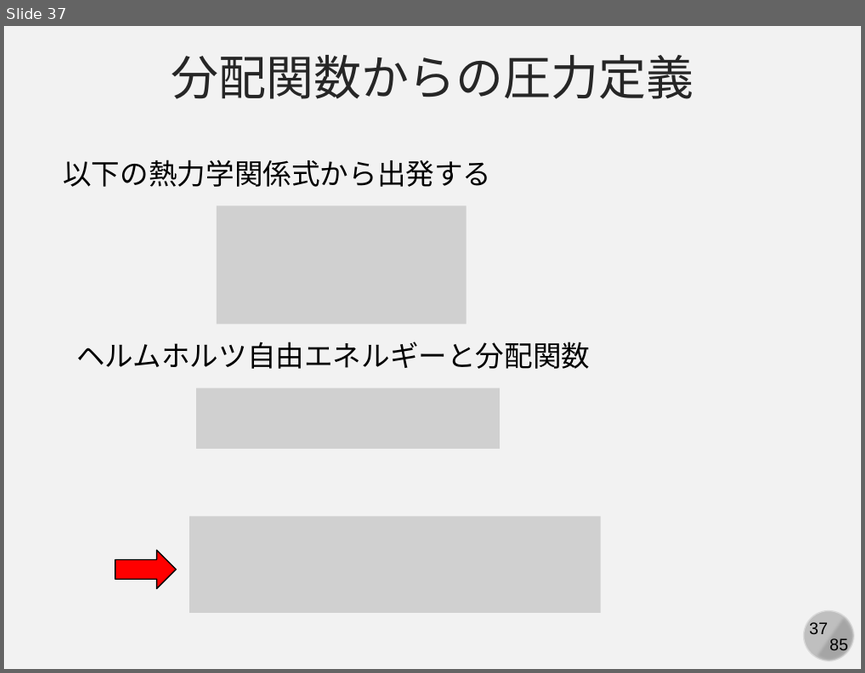
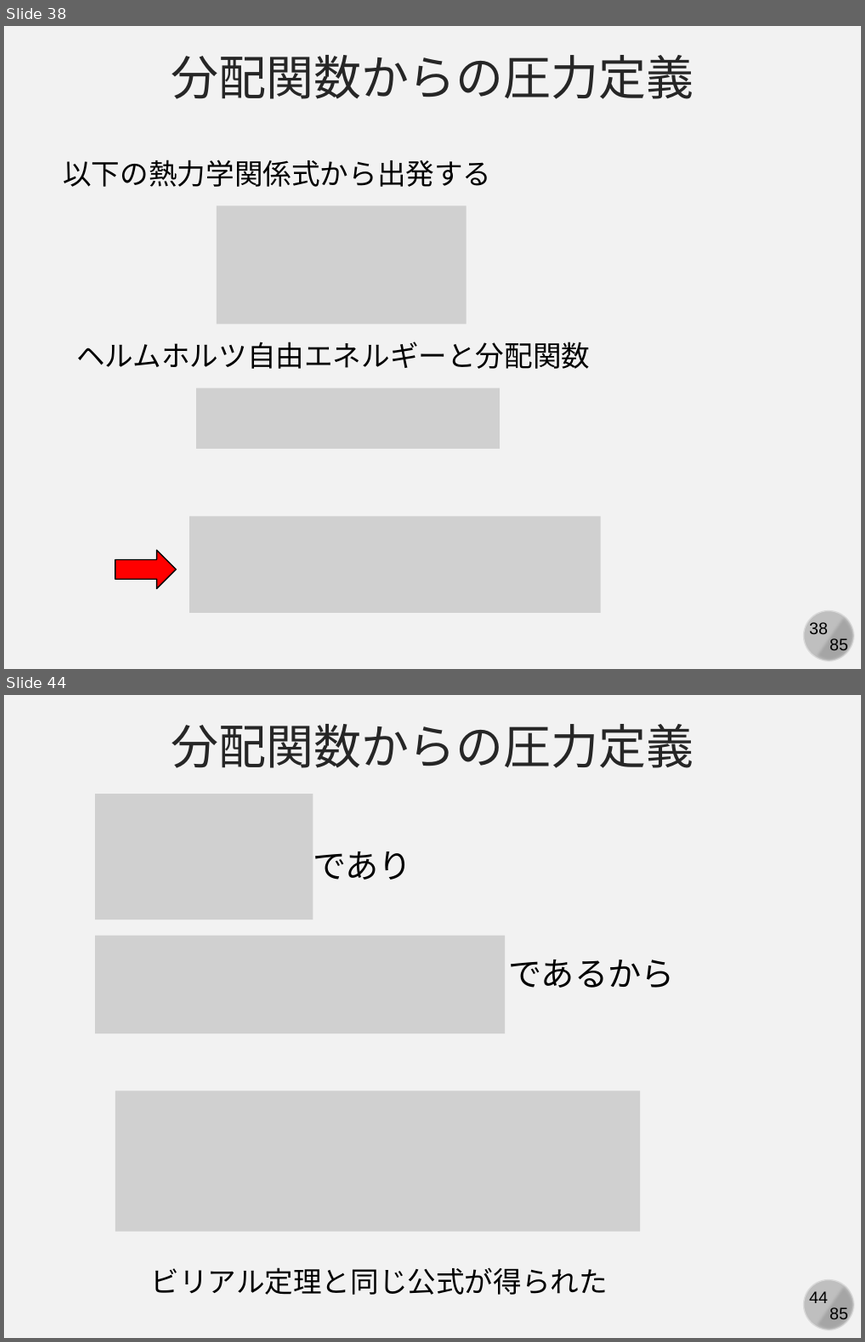
Before and after one commit to kaityo256/simulation_engineering, a slide deck: 06_md_observable/simulation06.pptx. Shown one above the other, each under a label of ours: slide 37 before the commit, slides 38 and 44 after it; the slides between them are not shown. The pictures are 865x673 and 865x1342 pixels, drawn with LibreOffice and Linux fonts; fonts in the diff are those of the drawing; grey boxes stand for pictures. Boxes give left, top, right and bottom in pixels: in the first picture for what was removed or moved away, otherwise in the second. Text is boxed around its words. In the diff, an @@ line names an element or a change of style, - is before the commit and + after.

```diff
--- a/06_md_observable/simulation06.pptx
+++ b/06_md_observable/simulation06.pptx
@@ slide 44 added at [4, 695, 861, 1338], background #F2F2F2; not listed: 4 template elements that a slide beside it also shows @@
@@ text added at [171, 724, 693, 768], 40 pt, text #262626 @@
+分配関数からの圧力定義
@@ picture added at [95, 794, 313, 919] @@
@@ text added at [313, 851, 412, 879], 28 pt, text #000000 @@
+であり
@@ picture added at [95, 936, 505, 1033] @@
@@ text added at [508, 959, 674, 987], 28 pt, text #000000 @@
+であるから
@@ picture added at [115, 1091, 640, 1231] @@
@@ text added at [151, 1267, 608, 1294], 24 pt, text #000000 @@
+ビリアル定理と同じ公式が得られた
@@ what was slide 37 is now slide 38 @@
@@ page number at [809, 622, 828, 634]: text changed @@
-37
+38
```
Also in this commit, not shown: 1 slide changed, 7 other slides added.
